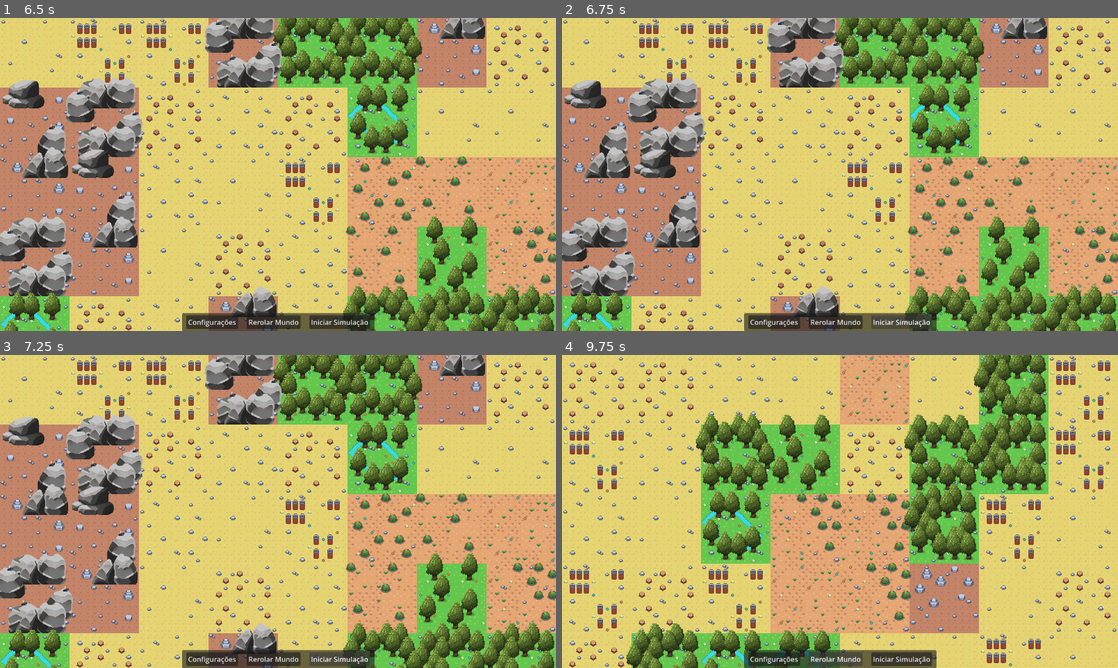
Above: before the commit, frames 1-4 (two rows, left to right).
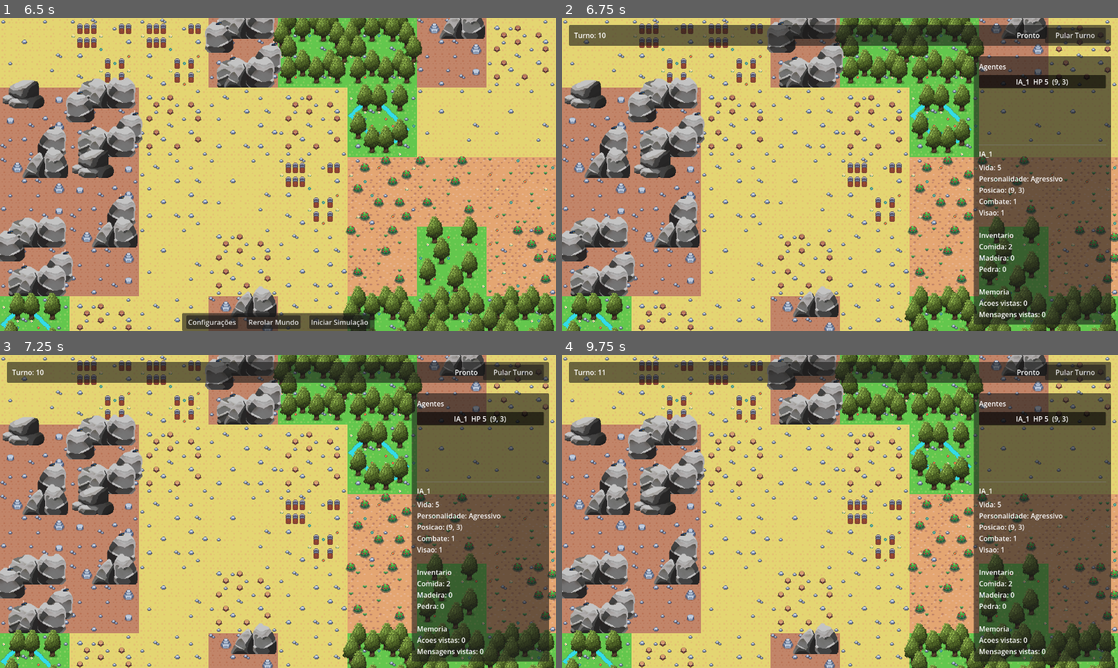
Above: after the commit, the same moments.

Repository: GabrielLaporte02/G_GCRP_Civilization
Game: Godot game, scene res://scenes/SetupScreen.tscn
Two runs of this game, one before a commit and one after it. Both use one fixed random seed, a clock stepped at 60 frames per second and the inputs below.
Inputs (mouse positions are in pixels of both pictures, inside the frame that each line leads up to):
- Up to frame 1 (6.5 s): click "Normal" at 0.5 s; click "Normal" at 1.25 s; click "Normal" at 2 s; click "Normal" at 2.75 s; click "Normal" at 3.5 s; click "Normal" at 4.25 s; click "10" at 5 s; click "Gerar Mundo" at 5.75 s
- Up to frame 2 (6.75 s): click "Iniciar Simulação" at 6.5 s
- Up to frame 3 (7.25 s): no input
- Up to frame 4 (9.75 s): click (1073, 373) at 7.25 s, where only the run after the commit has a clickable "Pular Turno"; click (1040, 417) at 8 s, where only the run after the commit has a clickable "IA_1 HP 5 (9, 3)"; click (901, 658) at 8.75 s, where only the run before the commit has a clickable "Iniciar Simulação"; click (834, 658) at 9.5 s, where only the run before the commit has a clickable "Rerolar Mundo"

Frame 1 is identical in both runs. In frame 2, 28% of the frame differs, in the area x 1-99%, y 2-100%; in frame 3, 28%; in frame 4, 87%, in the area x 0-100%, y 0-100%.

Commit message:
Criando o fluxo e o arquivo de UI da tela de simulação

Diff:
--- a/g-gcrp-civilization/core/data/game_data_manager.gd
+++ b/g-gcrp-civilization/core/data/game_data_manager.gd
@@ -29,6 +29,7 @@
 	var new_agent = AgentData.new(agent_id, personality, start_position)
 
 	_ai_agents[agent_id] = new_agent
+	EventBus.agents_updated.emit()
 	return true
 
 # Retorna os status completos do agente,em formato de texto.
@@ -119,6 +120,7 @@
 		"health": agent.health += value
 		"combat_power": agent.combat_power += value
 		"vision_range": agent.vision_range += value
+	EventBus.agents_updated.emit()
 
 func update_agent_position(agent_id: String, new_pos: Vector2i) -> bool:
 	if not _ai_agents.has(agent_id):
@@ -127,6 +129,7 @@
 		return false
 
 	_ai_agents[agent_id].position = new_pos
+	EventBus.agents_updated.emit()
 	return true
 
 # Atualiza itens do inventário (melhorar depois caso seja possível, para evitar erros de digitacao)
@@ -137,11 +140,13 @@
 	var agent = _ai_agents[agent_id]
 	if agent.inventory.has(resource_name):
 		agent.inventory[resource_name] += amount
+		EventBus.agents_updated.emit()
 	else:
 		push_warning("Log: Agent [", agent_id, "] inventory doesnt have [", resource_name, "]")
 
 func clear_agents() -> void:
 	_ai_agents.clear()
+	EventBus.agents_updated.emit()
 # ------------------------------------------------------------------------------------------------ #
 # --- Grid/Tiles --------------------------------------------------------------------------------- #
 func _initialize_empty_grid() -> void:
--- a/g-gcrp-civilization/core/events/event_bus.gd
+++ b/g-gcrp-civilization/core/events/event_bus.gd
@@ -9,3 +9,4 @@
 signal turn_lock_changed(is_locked: bool)
 signal loading_api_changed(is_loading: bool)
 signal turn_updated(new_turn_number: int)
+signal agents_updated
--- /dev/null
+++ b/g-gcrp-civilization/core/ui/SimulationHUD.tscn
@@ -0,0 +1,118 @@
+[gd_scene load_steps=2 format=3]
+
+[ext_resource type="Script" path="res://core/ui/simulation_hud.gd" id="1_0puk5"]
+
+[node name="SimulationHUD" type="CanvasLayer"]
+script = ExtResource("1_0puk5")
+
+[node name="Root" type="Control" parent="."]
+unique_name_in_owner = true
+layout_mode = 3
+anchors_preset = 15
+anchor_right = 1.0
+anchor_bottom = 1.0
+grow_horizontal = 2
+grow_vertical = 2
+mouse_filter = 2
+
+[node name="TopBar" type="PanelContainer" parent="Root"]
+layout_mode = 1
+anchors_preset = 10
+anchor_right = 1.0
+offset_left = 16.0
+offset_top = 16.0
+offset_right = -16.0
+offset_bottom = 64.0
+grow_horizontal = 2
+
+[node name="MarginContainer" type="MarginContainer" parent="Root/TopBar"]
+layout_mode = 2
+theme_override_constants/margin_left = 12
+theme_override_constants/margin_top = 6
+theme_override_constants/margin_right = 12
+theme_override_constants/margin_bottom = 6
+
+[node name="HBoxContainer" type="HBoxContainer" parent="Root/TopBar/MarginContainer"]
+layout_mode = 2
+theme_override_constants/separation = 12
+
+[node name="TurnLabel" type="Label" parent="Root/TopBar/MarginContainer/HBoxContainer"]
+unique_name_in_owner = true
+layout_mode = 2
+size_flags_horizontal = 3
+vertical_alignment = 1
+text = "Turno: 0"
+
+[node name="ApiStatusLabel" type="Label" parent="Root/TopBar/MarginContainer/HBoxContainer"]
+unique_name_in_owner = true
+layout_mode = 2
+vertical_alignment = 1
+text = "Pronto"
+
+[node name="BtnNextTurn" type="Button" parent="Root/TopBar/MarginContainer/HBoxContainer"]
+unique_name_in_owner = true
+custom_minimum_size = Vector2(140, 0)
+layout_mode = 2
+text = "Pular Turno"
+
+[node name="AgentPanel" type="PanelContainer" parent="Root"]
+layout_mode = 1
+anchors_preset = 11
+anchor_left = 1.0
+anchor_top = 0.0
+anchor_right = 1.0
+anchor_bottom = 1.0
+offset_left = -332.0
+offset_top = 88.0
+offset_right = -16.0
+offset_bottom = -16.0
+grow_horizontal = 0
+grow_vertical = 2
+
+[node name="MarginContainer" type="MarginContainer" parent="Root/AgentPanel"]
+layout_mode = 2
+theme_override_constants/margin_left = 12
+theme_override_constants/margin_top = 12
+theme_override_constants/margin_right = 12
+theme_override_constants/margin_bottom = 12
+
+[node name="VBoxContainer" type="VBoxContainer" parent="Root/AgentPanel/MarginContainer"]
+layout_mode = 2
+theme_override_constants/separation = 8
+
+[node name="Title" type="Label" parent="Root/AgentPanel/MarginContainer/VBoxContainer"]
+layout_mode = 2
+text = "Agentes"
+
+[node name="ScrollContainer" type="ScrollContainer" parent="Root/AgentPanel/MarginContainer/VBoxContainer"]
+custom_minimum_size = Vector2(0, 150)
+layout_mode = 2
+size_flags_vertical = 3
+
+[node name="AgentsList" type="VBoxContainer" parent="Root/AgentPanel/MarginContainer/VBoxContainer/ScrollContainer"]
+unique_name_in_owner = true
+layout_mode = 2
+size_flags_horizontal = 3
+theme_override_constants/separation = 4
+
+[node name="HSeparator" type="HSeparator" parent="Root/AgentPanel/MarginContainer/VBoxContainer"]
+layout_mode = 2
+
+[node name="AgentNameLabel" type="Label" parent="Root/AgentPanel/MarginContainer/VBoxContainer"]
+unique_name_in_owner = true
+layout_mode = 2
+text = "Agente"
+
+[node name="AgentDetailsLabel" type="Label" parent="Root/AgentPanel/MarginContainer/VBoxContainer"]
+unique_name_in_owner = true
+layout_mode = 2
+size_flags_vertical = 3
+autowrap_mode = 3
+text = ""
+
+[node name="EmptyStateLabel" type="Label" parent="Root/AgentPanel/MarginContainer/VBoxContainer"]
+unique_name_in_owner = true
+layout_mode = 2
+size_flags_vertical = 3
+autowrap_mode = 3
+text = "Nenhum agente na simulacao."
--- a/g-gcrp-civilization/core/ui/setup_controller.gd
+++ b/g-gcrp-civilization/core/ui/setup_controller.gd
@@ -1,5 +1,5 @@
 class_name SetupController
-extends Node
+extends CanvasLayer
 
 @onready var background: ColorRect = $Background
 @onready var config_window: PanelContainer = $WorldConfig/PanelContainer
@@ -12,7 +12,9 @@
 @onready var btn_close_agent_config: Button = $AgentConfigWindow/MarginContainer/VBoxContainer/HBoxContainer/BtnClose
 @onready var btn_reopen: Button = $RerollHUD/PanelContainer/MarginContainer/HBoxContainer/BtnReopen
 @onready var btn_reroll: Button = $RerollHUD/PanelContainer/MarginContainer/HBoxContainer/BtnReroll
+@onready var btn_start: Button = $RerollHUD/PanelContainer/MarginContainer/HBoxContainer/BtnStart
 @onready var btn_agents: Button = $WorldConfig/PanelContainer/MarginContainer/VBoxContainer/GridContainer/BtnAgents
+@onready var simulation_hud: CanvasLayer = $"../SimulationHUD"
 
 # Referências aos OptionButtons para ler os dados
 @onready var opt_turns: OptionButton = $WorldConfig/PanelContainer/MarginContainer/VBoxContainer/GridContainer/OptionTurns
@@ -25,6 +27,7 @@
 	background.show()
 	reroll_hud.hide()
 	agent_config.hide()
+	simulation_hud.hide()
 
 	#Conectando Butoes as suas respectivas funcoes
 	btn_generate.pressed.connect(_on_generate_pressed)
@@ -32,6 +35,7 @@
 	btn_close_agent_config.pressed.connect(_on_close_agent_config_pressed)
 	btn_reopen.pressed.connect(_on_reopen_pressed)
 	btn_reroll.pressed.connect(_on_reroll_pressed)
+	btn_start.pressed.connect(_on_start_pressed)
 	btn_agents.pressed.connect(_on_agents_pressed)
 	_populate_dropdowns()
 
@@ -63,6 +67,12 @@
 
 func _on_reroll_pressed() -> void:
 	_trigger_world_generation()
+
+func _on_start_pressed() -> void:
+	hide()
+	simulation_hud.show()
+	EventBus.turn_updated.emit(GameDataManager.get_current_turn())
+	EventBus.agents_updated.emit()
 
 func _on_agents_pressed() -> void:
 	config_window.hide()
--- /dev/null
+++ b/g-gcrp-civilization/core/ui/simulation_hud.gd
@@ -0,0 +1,155 @@
+extends CanvasLayer
+class_name SimulationHUD
+
+const AGENT_BUTTON_GROUP := "simulation_hud_agent_buttons"
+
+@onready var btn_next_turn: Button = %BtnNextTurn
+@onready var turn_label: Label = %TurnLabel
+@onready var api_status_label: Label = %ApiStatusLabel
+@onready var agents_list: VBoxContainer = %AgentsList
+@onready var agent_name_label: Label = %AgentNameLabel
+@onready var agent_details_label: Label = %AgentDetailsLabel
+@onready var empty_state_label: Label = %EmptyStateLabel
+
+var selected_agent_id: String = ""
+var _refresh_elapsed: float = 0.0
+
+func _ready() -> void:
+	btn_next_turn.pressed.connect(_on_next_turn_pressed)
+	EventBus.turn_lock_changed.connect(_on_turn_lock_changed)
+	EventBus.loading_api_changed.connect(_on_loading_api_changed)
+	EventBus.turn_updated.connect(_on_turn_updated)
+	EventBus.world_generated.connect(_on_agents_changed)
+	EventBus.agents_updated.connect(_on_agents_changed)
+
+	_on_turn_updated(GameDataManager.get_current_turn())
+	_refresh_agents()
+
+func _process(delta: float) -> void:
+	_refresh_elapsed += delta
+	if _refresh_elapsed >= 0.25:
+		_refresh_elapsed = 0.0
+		_refresh_agent_buttons()
+		_refresh_selected_agent()
+
+func _on_next_turn_pressed() -> void:
+	var has_turn_manager := not EventBus.get_signal_connection_list("next_turn_requested").is_empty()
+	EventBus.next_turn_requested.emit()
+
+	if not has_turn_manager:
+		GameDataManager.current_turn += 1
+		EventBus.turn_updated.emit(GameDataManager.current_turn)
+		EventBus.agents_updated.emit()
+
+func _on_turn_lock_changed(is_locked: bool) -> void:
+	btn_next_turn.disabled = is_locked
+
+func _on_loading_api_changed(is_loading: bool) -> void:
+	api_status_label.text = "IA pensando..." if is_loading else "Pronto"
+
+func _on_turn_updated(new_turn_number: int) -> void:
+	turn_label.text = "Turno: " + str(new_turn_number)
+	_refresh_selected_agent()
+
+func _on_agents_changed() -> void:
+	_refresh_agents()
+
+func _refresh_agents() -> void:
+	for child in agents_list.get_children():
+		child.queue_free()
+
+	var agent_ids := GameDataManager._ai_agents.keys()
+	agent_ids.sort()
+
+	if agent_ids.is_empty():
+		selected_agent_id = ""
+		_show_empty_state()
+		return
+
+	if selected_agent_id == "" or not GameDataManager._ai_agents.has(selected_agent_id):
+		selected_agent_id = agent_ids[0]
+
+	for agent_id in agent_ids:
+		var button := Button.new()
+		button.text = _get_agent_button_text(agent_id)
+		button.toggle_mode = true
+		button.button_pressed = agent_id == selected_agent_id
+		button.size_flags_horizontal = Control.SIZE_EXPAND_FILL
+		button.set_meta("agent_id", agent_id)
+		button.add_to_group(AGENT_BUTTON_GROUP)
+		button.pressed.connect(_on_agent_button_pressed.bind(agent_id))
+		agents_list.add_child(button)
+
+	_refresh_selected_agent()
+
+func _on_agent_button_pressed(agent_id: String) -> void:
+	selected_agent_id = agent_id
+	for button in get_tree().get_nodes_in_group(AGENT_BUTTON_GROUP):
+		if button is Button:
+			button.button_pressed = str(button.get_meta("agent_id", "")) == agent_id
+	_refresh_selected_agent()
+
+func _refresh_agent_buttons() -> void:
+	for button in agents_list.get_children():
+		if not (button is Button):
+			continue
+
+		var agent_id := str(button.get_meta("agent_id", ""))
+		if GameDataManager._ai_agents.has(agent_id):
+			button.text = _get_agent_button_text(agent_id)
+			button.button_pressed = agent_id == selected_agent_id
+
+func _refresh_selected_agent() -> void:
+	if selected_agent_id == "" or not GameDataManager._ai_agents.has(selected_agent_id):
+		_show_empty_state()
+		return
+
+	empty_state_label.hide()
+	agent_name_label.show()
+	agent_details_label.show()
+
+	var agent: AgentData = GameDataManager._ai_agents[selected_agent_id]
+	agent_name_label.text = agent.agent_name
+	agent_details_label.text = _format_agent_details(agent)
+
+func _show_empty_state() -> void:
+	empty_state_label.show()
+	agent_name_label.hide()
+	agent_details_label.hide()
+	empty_state_label.text = "Nenhum agente na simulacao."
+
+func _get_agent_button_text(agent_id: String) -> String:
+	var agent: AgentData = GameDataManager._ai_agents[agent_id]
+	return "%s  HP %d  (%d, %d)" % [
+		agent.agent_name,
+		agent.health,
+		agent.position.x,
+		agent.position.y
+	]
+
+func _format_agent_details(agent: AgentData) -> String:
+	var personality := "Cooperativo"
+	if agent.personality == AgentData.AgentType.AGGRESSIVE:
+		personality = "Agressivo"
+
+	var lines := [
+		"Vida: " + str(agent.health),
+		"Personalidade: " + personality,
+		"Posicao: (%d, %d)" % [agent.position.x, agent.position.y],
+		"Combate: " + str(agent.combat_power),
+		"Visao: " + str(agent.vision_range),
+		"",
+		"Inventario",
+		"Comida: " + str(agent.inventory.get("food", 0)),
+		"Madeira: " + str(agent.inventory.get("wood", 0)),
+		"Pedra: " + str(agent.inventory.get("stone", 0)),
+		"",
+		"Memoria",
+		"Acoes vistas: " + str(agent.seen_actions.size()),
+		"Mensagens vistas: " + str(agent.seen_messages.size())
+	]
+
+	var text := ""
+	for line in lines:
+		text += str(line) + "\n"
+	return text.strip_edges(false, true)
--- a/g-gcrp-civilization/scenes/SetupScreen.tscn
+++ b/g-gcrp-civilization/scenes/SetupScreen.tscn
@@ -8,6 +8,7 @@
 [ext_resource type="PackedScene" uid="uid://btrkygu2hh07a" path="res://core/ui/WorldConfig.tscn" id="5_38mba"]
 [ext_resource type="PackedScene" uid="uid://mt0wajrfukcb" path="res://core/ui/RerollHud.tscn" id="6_6ntqm"]
 [ext_resource type="PackedScene" uid="uid://dsrtbfxbjhsoj" path="res://core/ui/AgentConfigWindow.tscn" id="7_tqqwh"]
+[ext_resource type="PackedScene" path="res://core/ui/SimulationHUD.tscn" id="8_eh7c2"]
 
 [node name="SetupScreen" type="Node" unique_id=293830041]
 
@@ -48,5 +49,8 @@
 offset_right = 126.0
 offset_bottom = 150.0
 
+[node name="SimulationHUD" parent="." instance=ExtResource("8_eh7c2")]
+visible = false
+
 [editable path="World_Grid"]
 [editable path="SetupController/WorldConfig"]
--- a/g-gcrp-civilization/scenes/SimulationScreen.tscn
+++ b/g-gcrp-civilization/scenes/SimulationScreen.tscn
@@ -1,8 +1,9 @@
-[gd_scene format=3 uid="uid://bdyn150tiw4n6"]
+[gd_scene load_steps=5 format=3 uid="uid://bdyn150tiw4n6"]
 
 [ext_resource type="Script" uid="uid://da1xvhbb8m3nf" path="res://core/world_generation/world_generator.gd" id="1_bcbcq"]
 [ext_resource type="PackedScene" uid="uid://doroey4t3vj1x" path="res://core/world_generation/WorldRenderer.tscn" id="2_2dftf"]
 [ext_resource type="Script" uid="uid://cp1dnqgkltly4" path="res://core/camera/camera_controller.gd" id="3_bcbcq"]
+[ext_resource type="PackedScene" path="res://core/ui/SimulationHUD.tscn" id="4_v28gk"]
 
 [node name="World" type="Node2D" unique_id=1406795208]
 script = ExtResource("1_bcbcq")
@@ -19,4 +20,6 @@
 floor_layer = NodePath("../World_Grid/Floor")
 objects_layer = NodePath("../World_Grid/Objects")
 
+[node name="SimulationHUD" parent="." instance=ExtResource("4_v28gk")]
+
 [editable path="World_Grid"]
Not shown, added: g-gcrp-civilization/core/ui/simulation_hud.gd.uid
